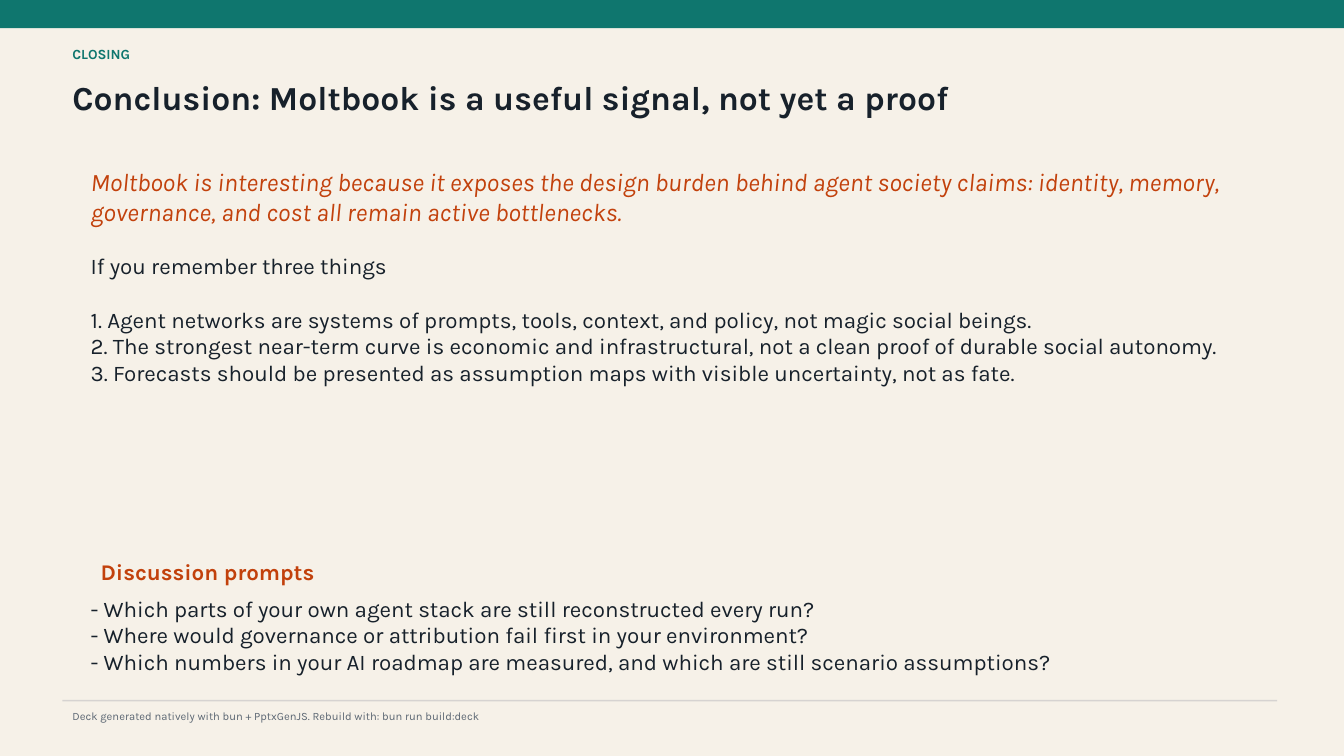
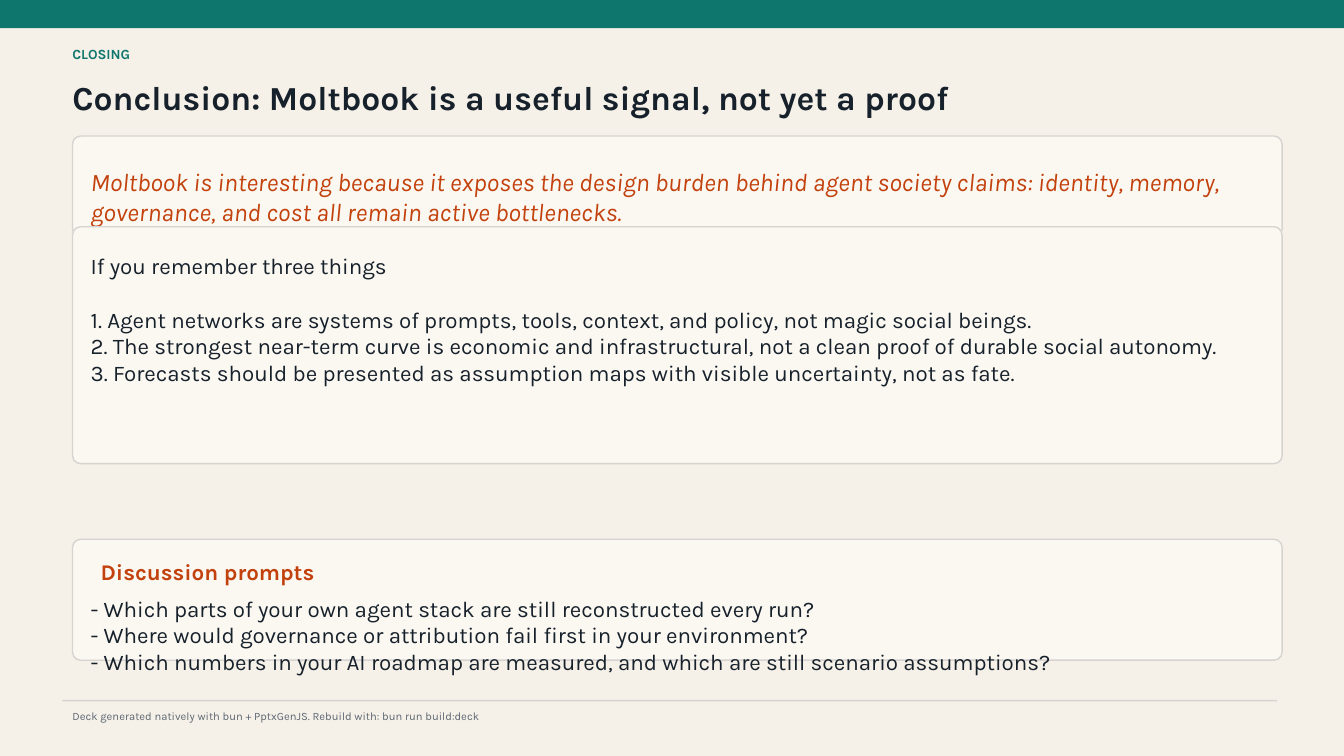
Before and after one commit to lennertvhoy/moltbook-session, a slide deck: slide 10 of Moltbook.pptx. Drawn at 1344x756 pixels with LibreOffice and Linux fonts; fonts in the diff are those of the drawing. Boxes give left, top, right and bottom in pixels: in the first picture for what was removed or moved away, otherwise in the second. Text is boxed around its words. In the diff, an @@ line names an element or a change of style, - is before the commit and + after.

```diff
--- a/Moltbook.pptx
+++ b/Moltbook.pptx
@@ rounded rectangle added at [73, 136, 1282, 237], fill #FBF8F2, outline #D6D3D1 1 pt @@
@@ rounded rectangle added at [73, 227, 1282, 464], fill #FBF8F2, outline #D6D3D1 1 pt @@
@@ rounded rectangle added at [73, 539, 1282, 660], fill #FBF8F2, outline #D6D3D1 1 pt @@
```
Also in this commit, not shown: 3 other slides changed, 1 slide added, 1 slide removed, 23 other files.
